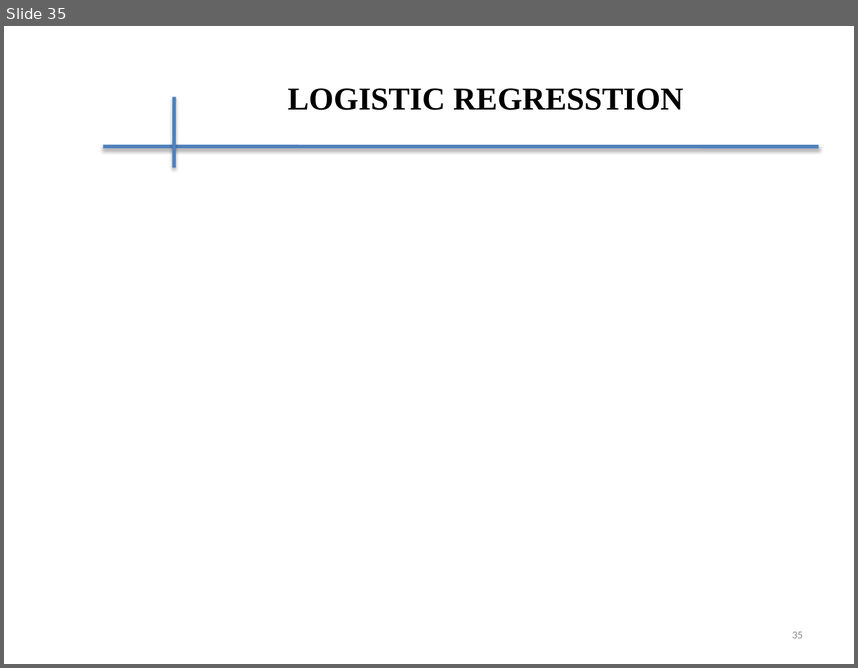
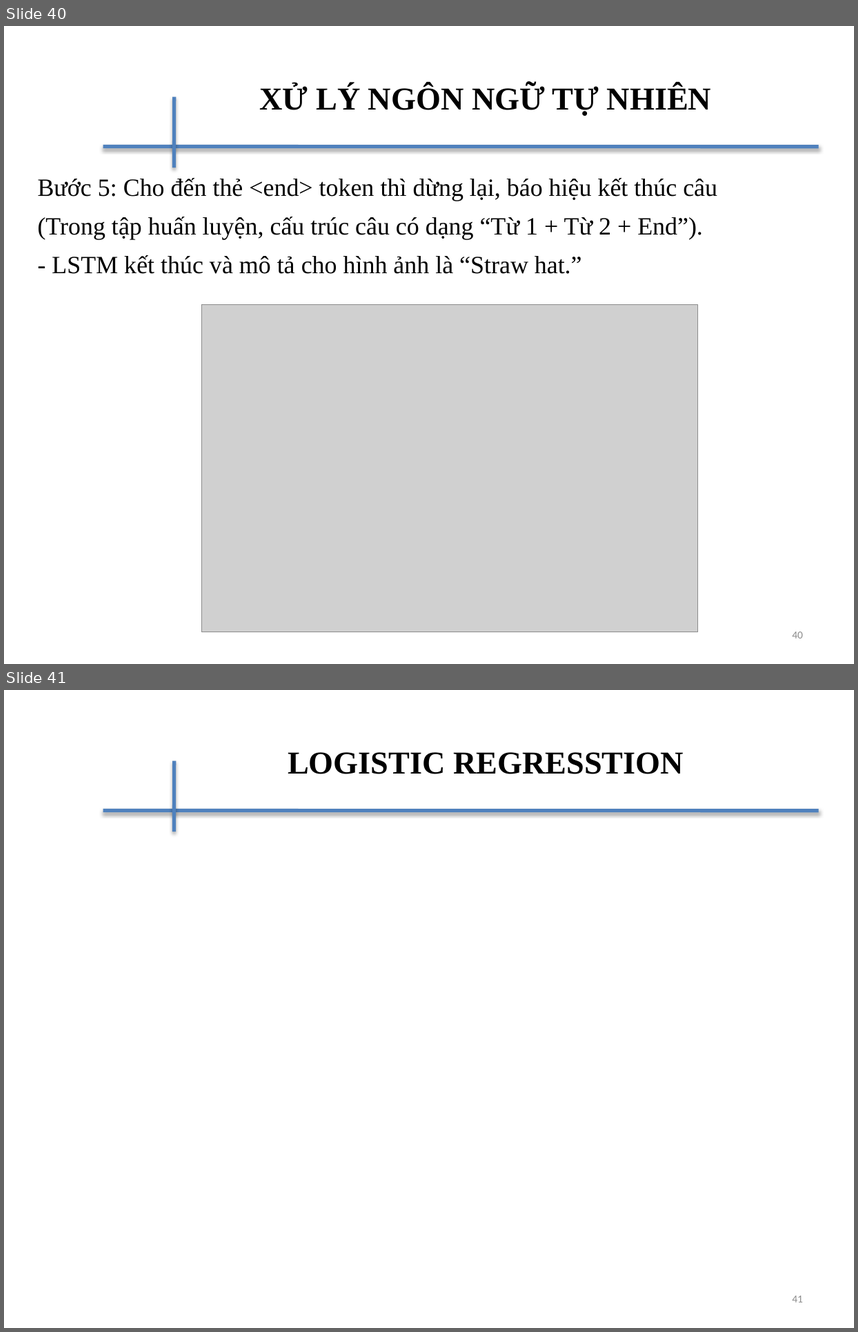
Before and after one commit to daithinh2401/Master_2019, a slide deck: Machine_Learning/ML_Mid_Slide.pptx. Shown one above the other, each under a label of ours: slide 35 before the commit, slides 40 and 41 after it. The pictures are 858x668 and 858x1332 pixels, drawn with LibreOffice and Linux fonts; fonts in the diff are those of the drawing; grey boxes stand for pictures; background and template pictures are left out. Boxes give left, top, right and bottom in pixels: in the first picture for what was removed or moved away, otherwise in the second. Text is boxed around its words. In the diff, an @@ line names an element or a change of style, - is before the commit and + after.

```diff
--- a/Machine_Learning/ML_Mid_Slide.pptx
+++ b/Machine_Learning/ML_Mid_Slide.pptx
@@ slide 40 added at (x1=4, y1=26, x2=854, y2=664), background #FFFFFF; not listed: 2 template elements that a slide beside it also shows @@
@@ title added at (x1=260, y1=85, x2=711, y2=116), 27 pt, text #000000, bold @@
+XỬ LÝ NGÔN NGỮ TỰ NHIÊN
@@ text added at (x1=38, y1=178, x2=717, y2=274), 21 pt, text #000000 @@
+Bước 5: Cho đến thẻ <end> token thì dừng lại, báo hiệu kết thúc câu
+(Trong tập huấn luyện, cấu trúc câu có dạng “Từ 1 + Từ 2 + End”).
+- LSTM kết thúc và mô tả cho hình ảnh là “Straw hat.”
@@ picture added at (x1=202, y1=305, x2=699, y2=631) @@
@@ page number added at (x1=792, y1=631, x2=803, y2=638), 9 pt, text #8C8C8C @@
+40
@@ what was slide 35 is now slide 41 @@
@@ page number at (x1=792, y1=1295, x2=803, y2=1302): text changed @@
-35
+41
```
Also in this commit, not shown: 3 slides changed, 7 other slides added, 2 slides removed, 8 other files.
